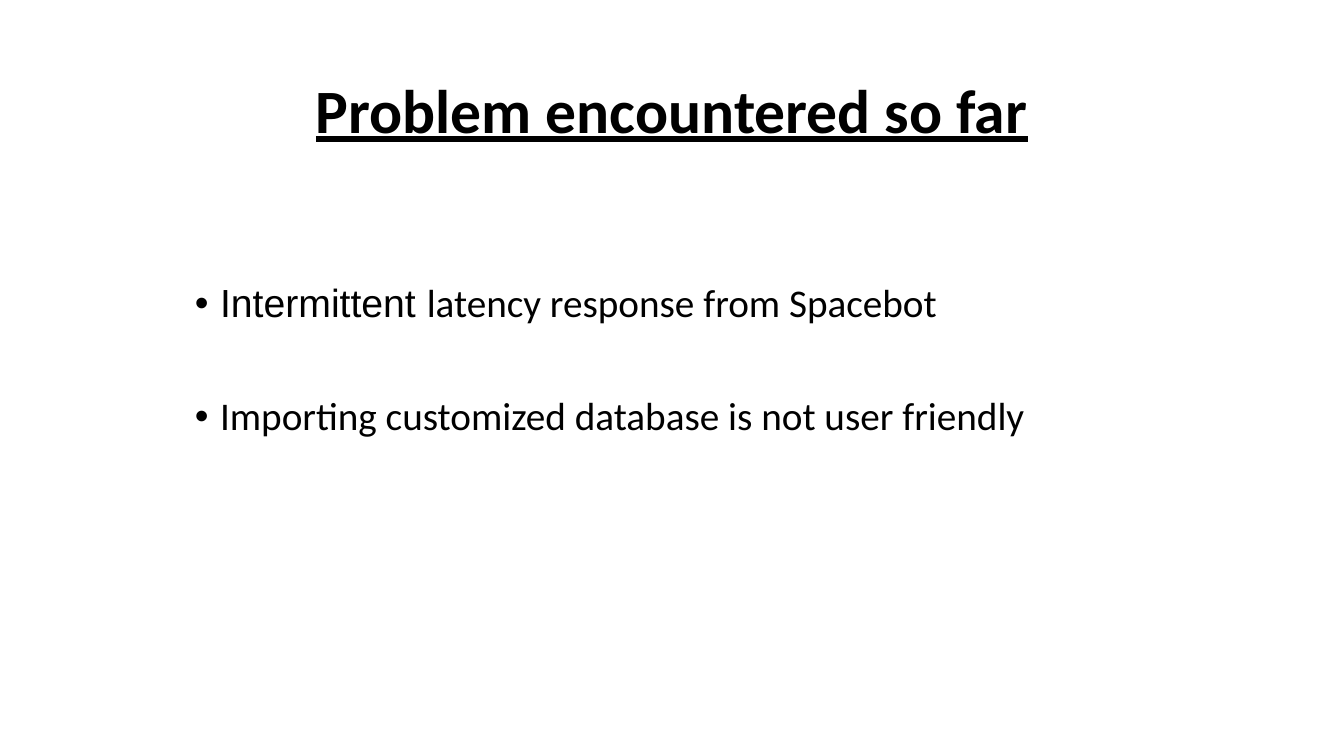
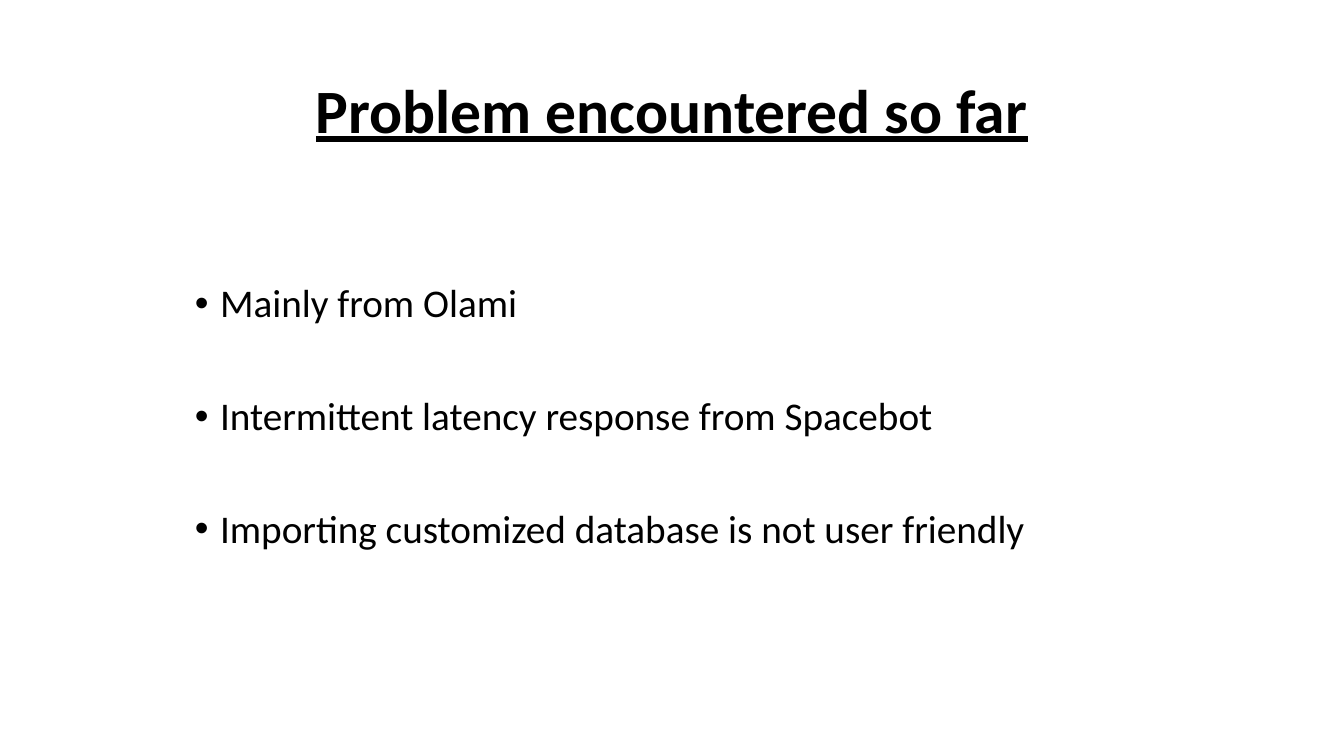
Before and after one commit to casey46ckc/Asso-yr2-FYP, a slide deck: slide 20 of fyp powerpoint/Fyp_revised_v1.1.pptx. Drawn at 1344x756 pixels with LibreOffice and Linux fonts; fonts in the diff are those of the drawing; background and template pictures are left out. Boxes give left, top, right and bottom in pixels: in the first picture for what was removed or moved away, otherwise in the second. Text is boxed around its words. In the diff, an @@ line names an element or a change of style, - is before the commit and + after.

```diff
--- a/fyp powerpoint/Fyp_revised_v1.1.pptx
+++ b/fyp powerpoint/Fyp_revised_v1.1.pptx
@@ text at [220,289,517,324]: paragraph added @@
+• Mainly from Olami
@@ text at [220,402,933,437]: font Arial to Calibri in "Intermittent" @@
```
Also in this commit, not shown: 3 other slides changed, 2 other files.
